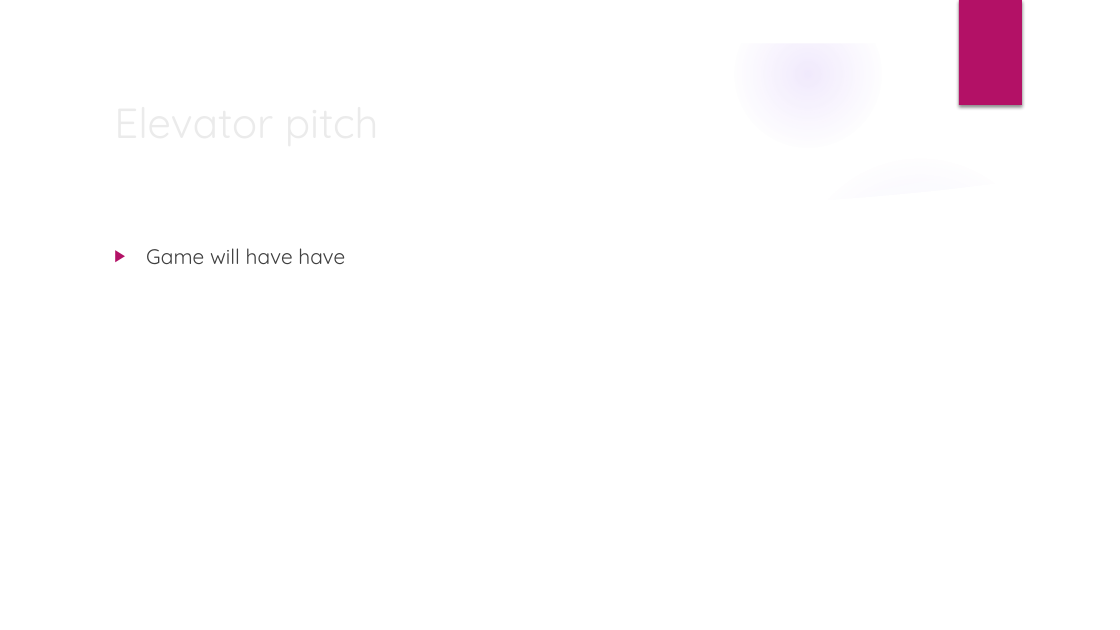
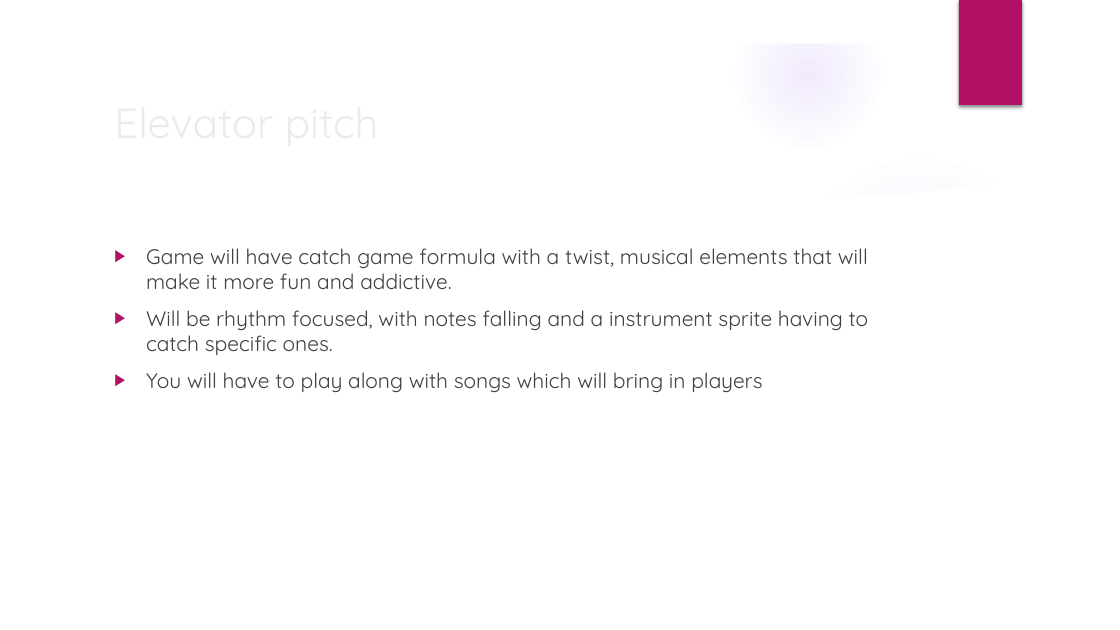
Before and after one commit to PeterLowe/concept3-josh-dean, a slide deck: slide 2 of Presentation1.pptx. Drawn at 1120x630 pixels with LibreOffice and Linux fonts; fonts in the diff are those of the drawing; background and template pictures are left out. Boxes give left, top, right and bottom in pixels: in the first picture for what was removed or moved away, otherwise in the second. Text is boxed around its words. In the diff, an @@ line names an element or a change of style, - is before the commit and + after.

Commit message:
added my slides

```diff
--- a/Presentation1.pptx
+++ b/Presentation1.pptx
@@ text at (x1=146, y1=248, x2=869, y2=392): text changed @@
-▶ Game will have have
+▶ Game will have catch game formula with a twist, musical elements that will make it more fun and addictive.
+▶ Will be rhythm focused, with notes falling and a instrument sprite having to catch specific ones.
+▶ You will have to play along with songs which will bring in players
```
Also in this commit, not shown: 1 other slide changed.
